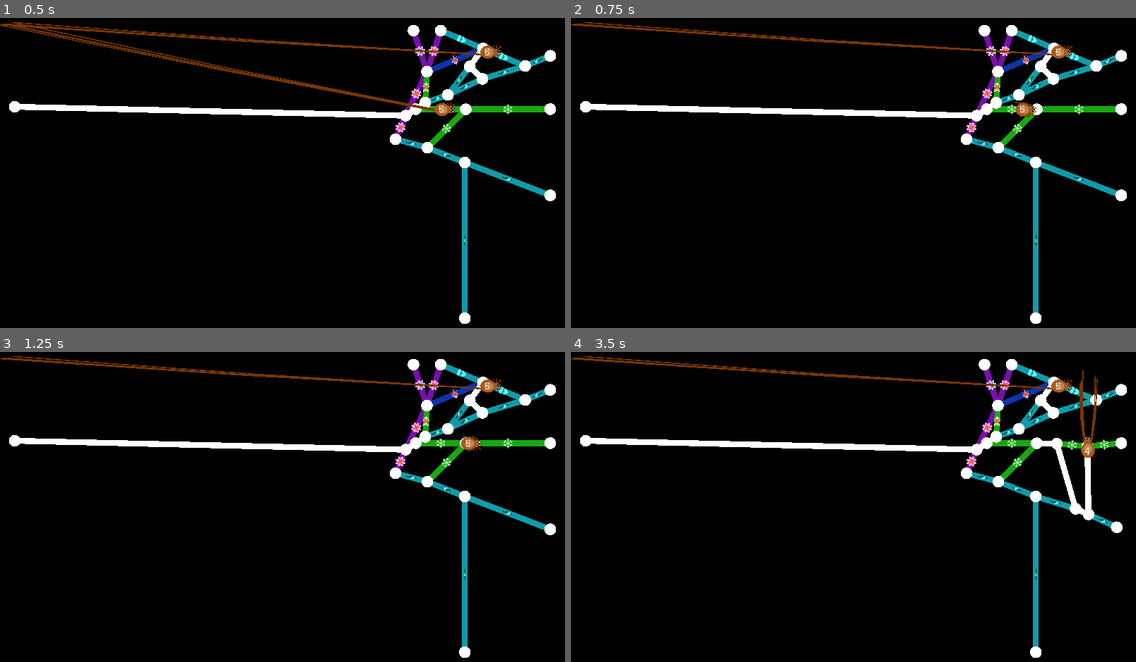
Above: before the commit, frames 1-4 (two rows, left to right).
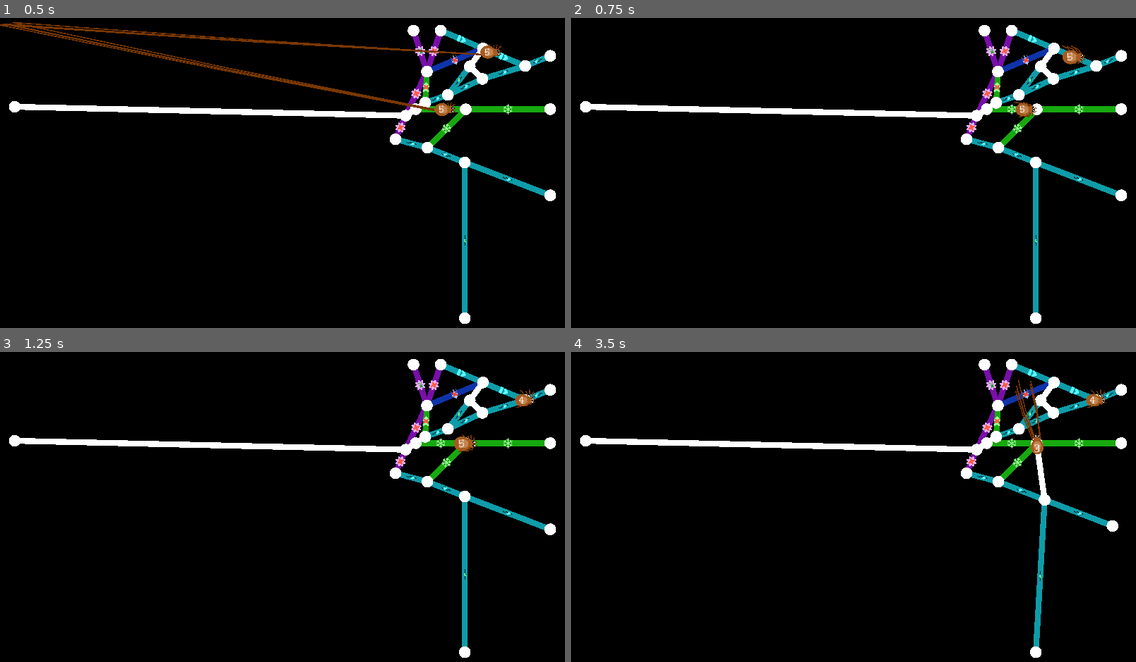
Above: after the commit, the same moments.

Repository: Pandaqi/Windowsilk
Game: Godot game, scene res://Main.tscn
Same seed, same stepped clock (60 frames per second), same inputs: the game is played once before the commit and once after it.
Inputs:
- Up to frame 1 (0.5 s): no input
- Up to frame 2 (0.75 s): tap Enter at 0.5 s; hold Right from 0.53 s (still down); tap T at 0.6 s
- Up to frame 3 (1.25 s): keep holding Right; tap Space at 0.77 s
- Up to frame 4 (3.5 s): release Right at 1.28 s; hold Down 1.28-2.03 s; tap K at 1.35 s; tap Space at 1.52, 3.02 s; hold Right 2.03-2.78 s; tap J at 2.1 s; hold Up from 2.78 s (still down); tap H at 2.85 s

Frame 1 is identical in both runs. In frame 2, 0.9% of the frame differs, in the area x 0-91%, y 1-15%; in frame 3, 1.1%; in frame 4, 3.3%, in the area x 0-98%, y 1-96%.

Commit message:
Implements more movement types, jumping (for computer entities) will need the most testing

Diff:
--- a/scenes/entity.tscn
+++ b/scenes/entity.tscn
@@ -21,6 +21,9 @@
 [ext_resource path="res://scenes/modules/input.tscn" type="PackedScene" id=19]
 [ext_resource path="res://scenes/modules/jumper.tscn" type="PackedScene" id=20]
 [ext_resource path="res://scripts/entity_modules/module_silkreader.gd" type="Script" id=21]
+[ext_resource path="res://scripts/movement_modules/module_shuffler.gd" type="Script" id=22]
+[ext_resource path="res://scripts/movement_modules/module_stamina.gd" type="Script" id=23]
+[ext_resource path="res://scripts/movement_modules/module_jumper.gd" type="Script" id=24]
 
 [sub_resource type="CircleShape2D" id=2]
 radius = 13.8734
@@ -74,6 +77,24 @@
 
 [node name="WebRaycast" type="RayCast2D" parent="Movement"]
 enabled = true
+
+[node name="Shuffler" type="Node2D" parent="Movement"]
+script = ExtResource( 22 )
+
+[node name="Timer" type="Timer" parent="Movement/Shuffler"]
+one_shot = true
+
+[node name="Stamina" type="Node2D" parent="Movement"]
+script = ExtResource( 23 )
+
+[node name="Timer" type="Timer" parent="Movement/Stamina"]
+one_shot = true
+
+[node name="Jumper" type="Node2D" parent="Movement"]
+script = ExtResource( 24 )
+
+[node name="Timer" type="Timer" parent="Movement/Jumper"]
+one_shot = true
 
 [node name="FlyMovement" type="Node2D" parent="Movement"]
 script = ExtResource( 10 )
@@ -129,21 +150,26 @@
 [node name="SilkReader" type="Node2D" parent="."]
 script = ExtResource( 21 )
 
-[connection signal="on_death" from="Status" to="Tracker" method="_on_Status_on_death"]
 [connection signal="on_death" from="Status" to="Mover" method="_on_Status_on_death"]
 [connection signal="on_death" from="Status" to="Movement" method="_on_Status_on_death"]
+[connection signal="on_death" from="Status" to="Tracker" method="_on_Status_on_death"]
+[connection signal="on_move_completed" from="Mover" to="Movement/Stamina" method="_on_Mover_on_move_completed"]
 [connection signal="button_press" from="Input" to="Jumper" method="_on_Input_button_press"]
 [connection signal="button_release" from="Input" to="Jumper" method="_on_Input_button_release"]
+[connection signal="move_vec" from="Input" to="Mover" method="_on_Movement_move_vec"]
 [connection signal="move_vec" from="Input" to="Jumper" method="_on_Input_move_vec"]
-[connection signal="move_vec" from="Input" to="Mover" method="_on_Movement_move_vec"]
+[connection signal="timeout" from="Movement/Shuffler/Timer" to="Movement/Shuffler" method="_on_Timer_timeout"]
+[connection signal="timeout" from="Movement/Stamina/Timer" to="Movement/Stamina" method="_on_Timer_timeout"]
+[connection signal="on_instant_jump" from="Movement/Jumper" to="Jumper" method="_on_Jumper_on_instant_jump"]
+[connection signal="timeout" from="Movement/Jumper/Timer" to="Movement/Jumper" method="_on_Timer_timeout"]
 [connection signal="timeout" from="Movement/FlyMovement/Timer" to="Movement/FlyMovement" method="_on_Timer_timeout"]
-[connection signal="arrived_on_edge" from="Tracker" to="Trail" method="_on_Tracker_arrived_on_edge"]
 [connection signal="arrived_on_edge" from="Tracker" to="Mover" method="_on_Tracker_arrived_on_edge"]
 [connection signal="arrived_on_edge" from="Tracker" to="Movement" method="_on_Tracker_arrived_on_edge"]
 [connection signal="arrived_on_edge" from="Tracker" to="SilkReader" method="_on_Tracker_arrived_on_edge"]
-[connection signal="arrived_on_point" from="Tracker" to="Trail" method="_on_Tracker_arrived_on_point"]
+[connection signal="arrived_on_edge" from="Tracker" to="Trail" method="_on_Tracker_arrived_on_edge"]
 [connection signal="arrived_on_point" from="Tracker" to="Mover" method="_on_Tracker_arrived_on_point"]
 [connection signal="arrived_on_point" from="Tracker" to="Movement" method="_on_Tracker_arrived_on_point"]
 [connection signal="arrived_on_point" from="Tracker" to="SilkReader" method="_on_Tracker_arrived_on_point"]
+[connection signal="arrived_on_point" from="Tracker" to="Trail" method="_on_Tracker_arrived_on_point"]
 [connection signal="point_change" from="Points" to="Movement/FlyMovement" method="_on_Points_point_change"]
 [connection signal="timeout" from="Trail/Timer" to="Trail" method="_on_Timer_timeout"]
--- a/scripts/edge_modules/module_entities.gd
+++ b/scripts/edge_modules/module_entities.gd
@@ -47,14 +47,14 @@
 
 	return body.m.body.point_is_between(start_pos, end_pos, e.position, epsilon)
 
-func has_threat_to(body):
+func has_threat_to(other_body):
 	for entity in entities:
-		if entity.m.collector.can_collect(body):
+		if entity.m.collector.can_collect(other_body):
 			return true
 	return false
 
-func has_food_for(body):
+func has_food_for(other_body):
 	for entity in entities:
-		if body.m.collector.can_collect(entity):
+		if other_body.m.collector.can_collect(entity):
 			return true
 	return false
--- a/scripts/entities.gd
+++ b/scripts/entities.gd
@@ -18,7 +18,7 @@
 }
 
 func activate():
-	available_types = ['larva']
+	#available_types = ['larva']
 	return
 
 	available_types = GlobalDict.entities.keys()
--- a/scripts/entity_modules/module_fly_movement.gd
+++ b/scripts/entity_modules/module_fly_movement.gd
@@ -57,7 +57,7 @@
 	var avg_vector = vector/total_weight
 	set_vector(avg_vector)
 
-func custom_check_raycast(entity_rc, web_rc):
+func custom_check_raycast(_entity_rc, web_rc):
 	if not web_rc.is_colliding(): return
 	paint_edges(web_rc)
 	move_away_from_bounds(web_rc)
@@ -85,6 +85,9 @@
 	var rot = 2*PI*randf()
 	vec = Vector2(cos(rot), sin(rot))
 
+func pick_opposite_vec():
+	vec = -vec
+
 func _on_Timer_timeout():
 	restart_timer()
 	pick_new_vec()
@@ -94,5 +97,5 @@
 	timer.wait_time = rand_range(TIMER_BOUNDS.min, TIMER_BOUNDS.max)
 	timer.start()
 
-func _on_Points_point_change(val):
+func _on_Points_point_change(_val):
 	pick_new_vec()
--- a/scripts/entity_modules/module_movement.gd
+++ b/scripts/entity_modules/module_movement.gd
@@ -14,7 +14,7 @@
 func set_vector(new_vec):
 	vec = new_vec
 
-func pick_new_vec(point, edge):
+func pick_new_vec(point, _edge):
 	var rot = 2*PI*randf()
 	vec = Vector2(cos(rot), sin(rot))
 
@@ -36,6 +36,9 @@
 		var rand_candidate = candidates[randi() % candidates.size()]
 		vec = rand_candidate.m.body.get_vec_starting_from(point).normalized()
 
+func pick_opposite_vec():
+	vec = -vec
+
 func _on_Tracker_arrived_on_edge(e):
 	var already_has_chosen_dir = (vec.length() >= 0.03)
 	if already_has_chosen_dir: return
--- a/scripts/entity_modules/module_movement_general.gd
+++ b/scripts/entity_modules/module_movement_general.gd
@@ -6,6 +6,10 @@
 var data
 onready var entity_rc = $EntityRaycast
 onready var web_rc = $WebRaycast
+
+onready var shuffler = $Shuffler
+onready var stamina = $Stamina
+onready var jumper = $Jumper
 
 func initialize():
 	if not active_module: return
@@ -16,6 +20,15 @@
 		data = {}
 	else:
 		data = new_data.move
+
+	if data.has('shuffle'):
+		shuffler.activate()
+
+	if data.has('stamina'):
+		stamina.activate(data.stamina)
+
+	if data.has('jump'):
+		jumper.activate()
 
 func _on_Tracker_arrived_on_edge(e):
 	if not active: return
--- a/scripts/entity_modules/module_mover_general.gd
+++ b/scripts/entity_modules/module_mover_general.gd
@@ -3,6 +3,8 @@
 const BASE_SPEED : float = 50.0
 var speed : float = BASE_SPEED
 var is_static : float = false
+
+signal on_move_completed(vec)
 
 func _on_Movement_move_vec(vec, dt):
 	if not active: return
@@ -11,7 +13,11 @@
 	var not_moving = (vec.length() <= 0.03)
 	if not_moving: return
 
+	var cur_pos = body.position
 	active_module._on_Input_move_vec(vec, dt)
+
+	var new_pos = body.position
+	emit_signal("on_move_completed", (new_pos - cur_pos))
 
 func _on_Tracker_arrived_on_edge(e):
 	if not active_module.has_method("_on_Tracker_arrived_on_edge"): return
--- a/scripts/entity_modules/module_trail.gd
+++ b/scripts/entity_modules/module_trail.gd
@@ -17,7 +17,7 @@
 func _on_Tracker_arrived_on_edge(e):
 	last_known_edge = e
 
-func _on_Tracker_arrived_on_point(p):
+func _on_Tracker_arrived_on_point(_p):
 	paint()
 
 func paint_specific_edge(e):
--- a/scripts/globals/global_dict.gd
+++ b/scripts/globals/global_dict.gd
@@ -90,7 +90,7 @@
 		"move": {
 			"flee": true,
 			"speed": 140.0,
-			"stamina": 300.0 # TO DO: Implement
+			"stamina": 300.0
 		}
 	},
 
@@ -100,10 +100,11 @@
 		"trail": "slippery",
 		"move": {
 			"speed": 200.0,
-			"always": true # TO DO: Implement
+			"always": true
 		}
 	},
 
+	# NOTE: combining "jump" and "static" automatically makes a creature that ONLY jumps, never walks/moves normally
 	"grasshopper": {
 		"frame": 5,
 		"points": 4,
@@ -111,7 +112,7 @@
 		"specialty": "trampoline",
 		"move": {
 			"static": true,
-			"jump": true # TO DO: implement
+			"jump": true
 		}
 	},
 
@@ -121,7 +122,7 @@
 		"trail": "doubler",
 		"specialty": "doubler",
 		"move": {
-			"shuffle": true, # TO DO: implement
+			"shuffle": true,
 			"jump": true
 		}
 	},
--- a/scripts/globals/global_input.gd
+++ b/scripts/globals/global_input.gd
@@ -24,7 +24,7 @@
 
 func create_debugging_players():
 	var num_players = 2
-	for i in range(num_players):
+	for _i in range(num_players):
 		add_new_player('keyboard')
 
 #
--- a/scripts/main.gd
+++ b/scripts/main.gd
@@ -25,8 +25,6 @@
 	game_over(teams_left[0])
 
 func on_player_progression(p):
-	print("PLAYER PROGRESSED")
-
 	var team_num = p.m.status.team_num
 	if players.team_total_below_target(team_num): return
 
--- /dev/null
+++ b/scripts/movement_modules/module_jumper.gd
@@ -0,0 +1,25 @@
+extends Node2D
+
+const TIME_BOUNDS = { 'min': 3, 'max': 5 }
+
+onready var timer = $Timer
+
+signal on_instant_jump(params)
+
+func activate():
+	_on_Timer_timeout()
+
+func _on_Timer_timeout():
+	restart_timer()
+	jump()
+
+func restart_timer():
+	timer.wait_time = rand_range(TIME_BOUNDS.min, TIME_BOUNDS.max)
+	timer.start()
+
+func jump():
+	var params = {
+		'dont_create_new_edges': true,
+		'find_valid_dir': true
+	}
+	emit_signal("on_instant_jump", params)
--- /dev/null
+++ b/scripts/movement_modules/module_shuffler.gd
@@ -0,0 +1,18 @@
+extends Node2D
+
+const TIMER_BOUNDS = { 'min': 0.75, 'max': 2.5 }
+
+onready var movement_handler = get_parent()
+onready var timer = $Timer
+
+func activate():
+	_on_Timer_timeout()
+
+func _on_Timer_timeout():
+	restart_timer()
+	movement_handler.active_module.pick_opposite_vec()
+
+func restart_timer():
+	timer.stop()
+	timer.wait_time = rand_range(TIMER_BOUNDS.min, TIMER_BOUNDS.max)
+	timer.start()
--- /dev/null
+++ b/scripts/movement_modules/module_stamina.gd
@@ -0,0 +1,42 @@
+extends Node2D
+
+const PAUSE_TIME : float = 4.0
+
+var val : float = 0.0
+var reset_val : float = -1
+
+onready var movement_handler = get_parent()
+onready var body = movement_handler.get_parent()
+
+onready var timer = $Timer
+
+func activate(initial_value):
+	reset_val = initial_value
+	reset()
+
+func reset():
+	val = reset_val
+
+func subtract(ds):
+	if reset_val <= 0: return
+
+	val -= ds
+
+	if val <= 0.0:
+		pause()
+		reset()
+
+func _on_Mover_on_move_completed(vec):
+	subtract(vec.length())
+
+func pause():
+	body.m.mover.disable()
+
+	timer.wait_time = PAUSE_TIME
+	timer.start()
+
+func unpause():
+	body.m.mover.enable()
+
+func _on_Timer_timeout():
+	unpause()
--- a/scripts/player_modules/module_jumper.gd
+++ b/scripts/player_modules/module_jumper.gd
@@ -2,6 +2,7 @@
 
 const JUMP_DURATION : float = 0.5
 const JUMP_SCALE : float = 1.3
+const FLY_JUMP_DIST : float = 80.0
 
 const DIST_PER_POINT : float = 150.0
 
@@ -12,9 +13,11 @@
 onready var edges = get_node("/root/Main/Web").edges
 onready var tween = $Tween
 
-var tween_data = {
+var jump_data = {
 	'target_point': null,
-	'start_point': null
+	'start_point': null,
+	'find_valid_dir': false,
+	'dont_create_new_edges': false
 }
 
 func pay_for_travel(dist):
@@ -26,7 +29,7 @@
 func get_max_dist():
 	return DIST_PER_POINT * body.m.points.count()
 
-func _on_Input_move_vec(vec, dt):
+func _on_Input_move_vec(vec, _dt):
 	if not active: return
 
 	# NOTE: It's common for players to release their aim too soon, causing it to change _just_ before jumping => this prevents that, mostly.
@@ -64,11 +67,28 @@
 
 	active = false
 	input_disabled = true
-	create_new_silk_line()
+
+	jump_data.start_pos = body.position
+	jump_data.start_point = null
+
+	jump_data.target_pos = null
+	jump_data.target_point = null
+
+	var params = determine_jump_details()
+	if jump_data.find_valid_dir:
+		var new_vec = find_valid_jumping_dir(params)
+		body.set_rotation(new_vec.angle())
+
+	if params.move_type == "web":
+		shoot_silk_line(params)
+	else:
+		jump_data.target_pos = body.position + get_forward_vec()*FLY_JUMP_DIST
+
 	play_jump_tween()
 
-func create_new_silk_line():
+func determine_jump_details():
 	var dir = get_forward_vec()
+	var move_type = body.m.status.get_move_type()
 
 	var exclude_bodies = []
 	var edge = body.m.tracker.get_current_edge()
@@ -79,36 +99,45 @@
 		exclude_bodies.append(point)
 		exclude_bodies += point.get_edges()
 
-	tween_data.target_point = null
-
 	var params = {
+		'move_type': move_type,
 		'from': body.position,
 		'dir': dir,
 		'exclude': exclude_bodies,
 		'origin_edge': edge,
 		'shooter': body,
-		'destroy': body.m.silkreader.jumping_is_aggressive()
+		'destroy': body.m.silkreader.jumping_is_aggressive(),
+		'dont_create_new_edges': jump_data.dont_create_new_edges
 	}
 
+	return params
+
+func shoot_silk_line(params):
+	# TO DO: give feedback => and differentiate, as these cases are really not the same
+	# NOTE: If I simply _return_ if new_edge is not present, we completely disallow jumping over existing edges - is that a good idea or not?
 	var res = edges.shoot(params)
-	if res.failed or res.destroy or not res.new_edge:
-		# TO DO: give feedback => and differentiate, as these cases are really not the same
+	if res.failed or res.destroy:
 		print("No jump possible or needed")
 		finish_jump()
 		return
 
-	res.new_edge.m.boss.set_to(body)
-	res.new_edge.m.type.set_to('regular')
-
-	tween_data.start_point = body.position
-	tween_data.target_point = res.to.point
+	if res.new_edge:
+		res.new_edge.m.boss.set_to(body)
+		res.new_edge.m.type.set_to('regular')
+
+	jump_data.target_pos = res.to.pos
+	jump_data.target_point = res.to.point
+	jump_data.target_edge = res.to_edge
 
 func play_jump_tween():
-	if not tween_data.target_point: return
+	if not jump_data.target_point: return
+
+	var target = jump_data.target_pos
+	if jump_data.target_point: target = jump_data.target_point.position
 
 	var dur = JUMP_DURATION
 	tween.interpolate_property(body, "position",
-		body.position, tween_data.target_point.position, dur,
+		body.position, target, dur,
 		Tween.TRANS_CUBIC, Tween.EASE_OUT)
 
 	tween.interpolate_property(body, "scale",
@@ -125,18 +154,60 @@
 func finish_jump():
 	input_disabled = false
 
-	var pos = tween_data.target_point
-	var start_pos = tween_data.start_point
-
-	var actually_jumped = (pos and start_pos)
+	var start_pos = jump_data.start_pos
+	var target_pos = jump_data.target_pos
+	var actually_jumped = (target_pos != null)
+
 	if actually_jumped:
-		var dist = (pos.position - start_pos).length()
-		body.m.points.change(pay_for_travel(dist))
-
-		body.m.tracker.arrived_on_point(pos)
+		var dist = (target_pos - start_pos).length()
+
+		if body.is_in_group("Players"):
+			body.m.points.change(pay_for_travel(dist))
+
+		if jump_data.target_point:
+			body.m.tracker.arrived_on_point(jump_data.target_point)
+		elif jump_data.target_edge:
+			body.m.tracker.arrived_on_edge(jump_data.target_edge)
 
 	body.m.mover.enable()
 	body.m.tracker.enable()
 
 func _on_Tween_tween_all_completed():
 	finish_jump()
+
+func _on_Jumper_on_instant_jump(params):
+	for key in params:
+		jump_data[key] = params[key]
+
+	prepare_jump()
+	execute_jump()
+
+func get_random_vec():
+	var rot = 2*PI*randf()
+	return Vector2(cos(rot), sin(rot))
+
+func find_valid_jumping_dir(params):
+	var bad_direction : bool = true
+	var vec
+	var from = body.position
+	var max_dist = 3000.0
+	if params.move_type == "fly": max_dist = FLY_JUMP_DIST
+
+	while bad_direction:
+		bad_direction = true
+		vec = get_random_vec()
+
+		var space_state = get_world_2d().direct_space_state
+		var to = from + vec*max_dist
+		var exclude = []
+		var col_layer = 1
+
+		# check where we should land
+		# the edges of the map always have bounds, so we always stop at the edge (if we hit nothing else)
+		var result = space_state.intersect_ray(from, to, params.exclude, col_layer)
+		if not result: continue
+		if result.collider.is_in_group("Bounds"): continue
+
+		bad_direction = false
+
+	return vec
--- a/scripts/player_modules/module_legs.gd
+++ b/scripts/player_modules/module_legs.gd
@@ -36,7 +36,7 @@
 func reset_leg(leg):
 	leg.end = get_desired_leg_pos(leg)
 
-func _physics_process(dt):
+func _physics_process(_dt):
 	check_legs()
 	update()
 
--- a/scripts/player_modules/module_mover.gd
+++ b/scripts/player_modules/module_mover.gd
@@ -59,7 +59,7 @@
 	body.m.tracker.arrived_on_point(closest_point)
 	return true
 
-func try_point_move(vec, dt):
+func try_point_move(vec, _dt):
 	if not can_move_from_point: return
 
 	var point = body.m.tracker.get_current_point()
@@ -72,13 +72,18 @@
 
 	return true
 
-func enter_point(p):
+func enter_point(_p):
+	if body.m.status.data.move.has('always'): return
+
+	delay_continued_travel()
+
+func enter_edge(_e):
+	pass
+
+func delay_continued_travel():
 	point_delay_timer.wait_time = DELAY_AT_POINT
 	point_delay_timer.start()
 	can_move_from_point = false
-
-func enter_edge(e):
-	pass
 
 func _on_PointDelayTimer_timeout():
 	can_move_from_point = true
--- a/scripts/player_modules/module_points.gd
+++ b/scripts/player_modules/module_points.gd
@@ -10,4 +10,6 @@
 
 func collect(val : int):
 	num = clamp(num + val, 0, 99)
+
+	if not body.m.status.is_player(): return
 	main_node.on_player_progression(body)
--- a/scripts/player_modules/module_silk.gd
+++ b/scripts/player_modules/module_silk.gd
@@ -23,7 +23,7 @@
 
 	main_node.on_player_progression(body)
 
-func _physics_process(dt):
+func _physics_process(_dt):
 	label_container.set_rotation(-body.rotation)
 
 func is_empty():
--- a/scripts/player_modules/web_tracker.gd
+++ b/scripts/player_modules/web_tracker.gd
@@ -15,7 +15,7 @@
 	body.set_position(data.pos)
 	force_set_edge(data.edge)
 
-func module_update(dt):
+func module_update(_dt):
 	keep_positioned_on_web()
 
 func get_current_edge():
@@ -73,7 +73,6 @@
 	recalculate_dist_to_extremes()
 
 func keep_positioned_on_web():
-	var cur_pos = body.position
 	var new_pos
 
 	if cur_point and is_instance_valid(cur_point):
--- a/scripts/players.gd
+++ b/scripts/players.gd
@@ -67,6 +67,8 @@
 	var total = 0
 	var team = get_players_in_team(team_num)
 	var num_players = team.size()
+	if num_players <= 0: return true
+
 	for player in team:
 		total += player.m.points.count()
 
--- a/scripts/point.gd
+++ b/scripts/point.gd
@@ -11,7 +11,7 @@
 func _ready():
 	col_shape.radius = GlobalDict.cfg.line_thickness
 
-func move(vec, dt):
+func move(vec, _dt):
 	move_and_slide(vec)
 
 	# TO DO: maybe add a general "status" module to edges, so we can just call "update" on that and it handles this?
--- a/scripts/spawner.gd
+++ b/scripts/spawner.gd
@@ -32,7 +32,6 @@
 
 func get_valid_random_position(params = {}):
 	var bad_pos = true
-	var pos
 
 	var small_radius = DEFAULT_SPAWN_CHECK_RADIUS
 	var large_radius = small_radius * 4
--- a/scripts/web.gd
+++ b/scripts/web.gd
@@ -86,13 +86,13 @@
 		total_edge_length += res.new_edge.m.body.get_length()
 		counter += 1
 
-		for j in range(num_debug_frames):
+		for _j in range(num_debug_frames):
 			yield(get_tree(), "idle_frame")
 
 	main_node.web_loading_done()
 
 func load_default_web():
-	var res = edges.shoot(corners[0], corners[2] - corners[0])
+	edges.shoot(corners[0], corners[2] - corners[0])
 
 	yield(get_tree(), "idle_frame")
 
--- a/scripts/web_modules/module_edges.gd
+++ b/scripts/web_modules/module_edges.gd
@@ -18,6 +18,7 @@
 	if not params.has('exclude'): params.exclude = []
 	if not params.has('origin_edge'): params.origin_edge = null
 	if not params.has('destroy'): params.destroy = false
+	if not params.has('dont_create_new_edges'): params.dont_create_new_edges = false
 
 	var data = {
 		'failed': true,
@@ -34,6 +35,8 @@
 		'from_edge': params.origin_edge,
 		'to_edge': null,
 		'new_edge': null,
+
+		'dont_create_new_edges': params.dont_create_new_edges
 	}
 
 	var res = shoot_raycast(data)
@@ -184,6 +187,8 @@
 	return null
 
 func create_new_points_and_edges_if_needed(data):
+	if data.dont_create_new_edges: return
+
 	if not data.from.already_created:
 		data.from.point = points.create_at(data.from.pos)
 
Not shown: 1 places in scenes/entity.tscn that only renumber resources
Not shown, changed: non_game/[Idea] Game Off (2021).docx
